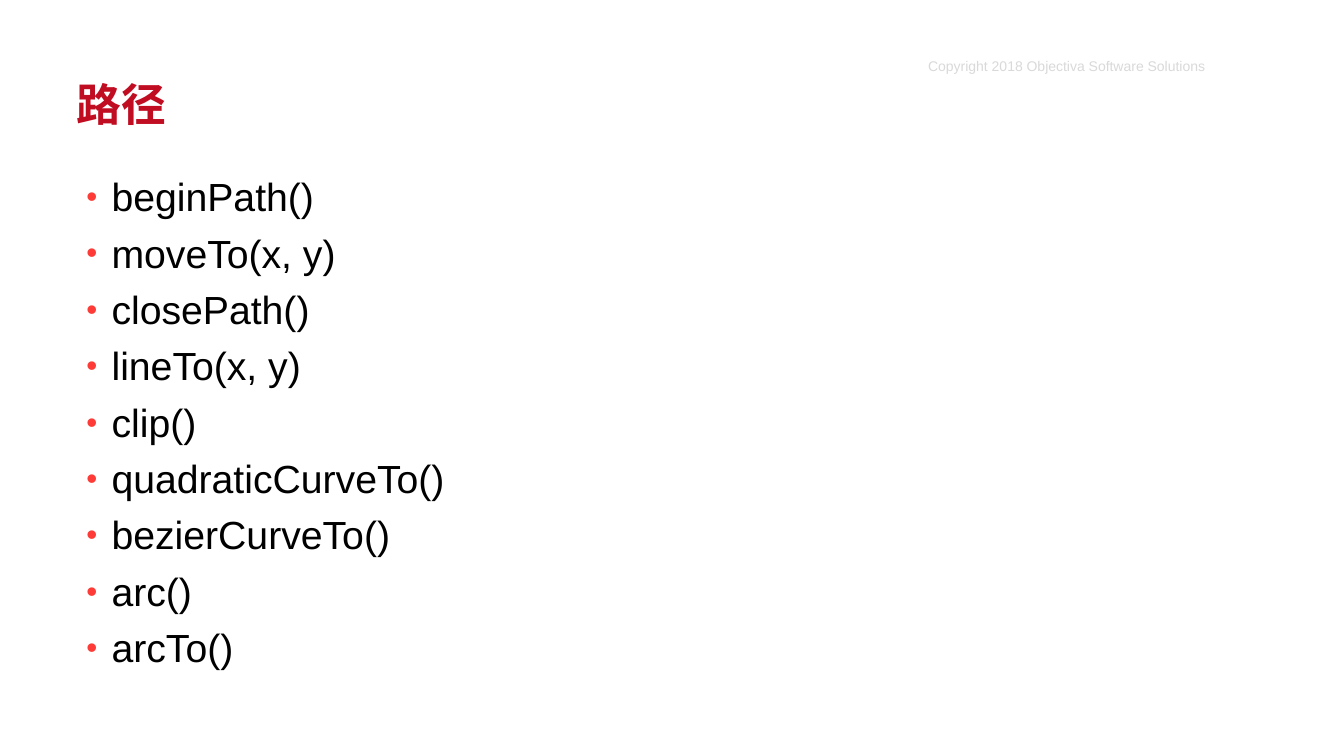
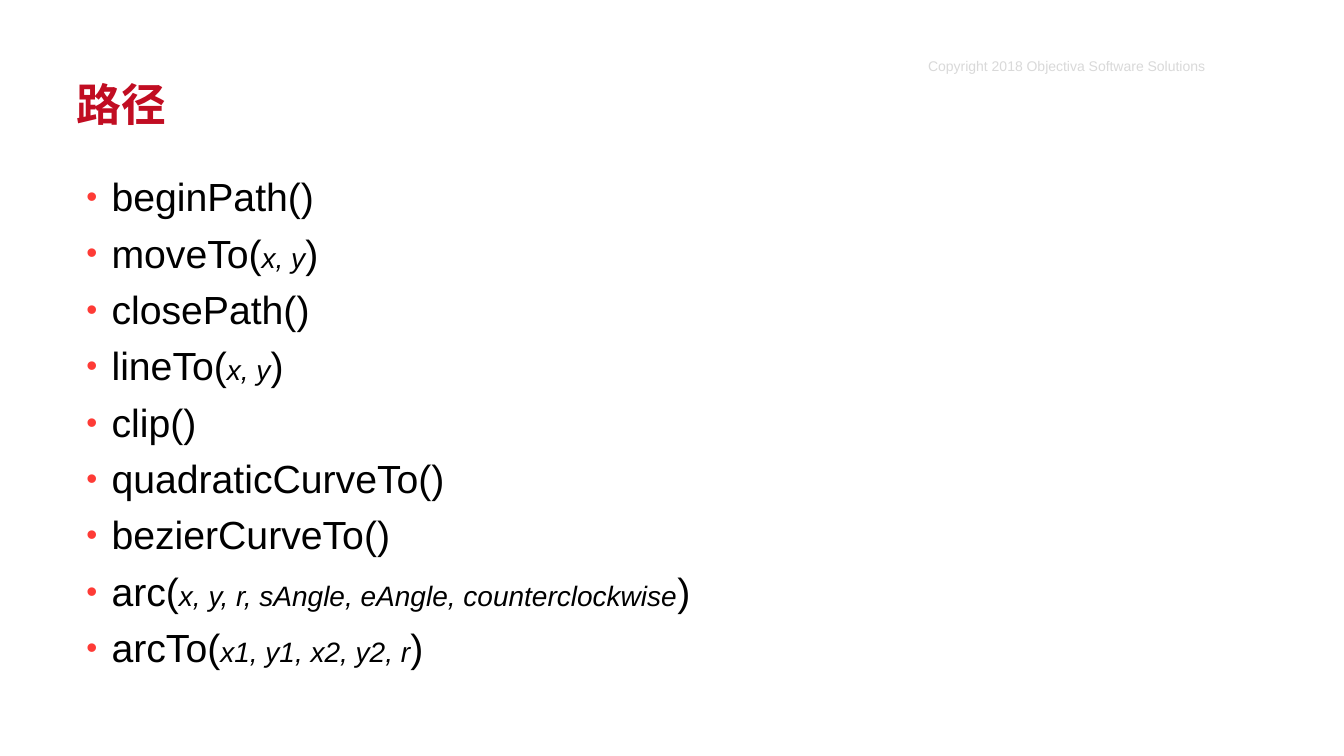
Before and after one commit to LwCoderNovice/canvasDemo, a slide deck: slide 7 of canvas.pptx. Drawn at 1344x756 pixels with LibreOffice and Linux fonts; fonts in the diff are those of the drawing; background and template pictures are left out. Boxes give left, top, right and bottom in pixels: in the first picture for what was removed or moved away, otherwise in the second. Text is boxed around its words. In the diff, an @@ line names an element or a change of style, - is before the commit and + after.

```diff
--- a/canvas.pptx
+++ b/canvas.pptx
@@ text at bbox=[112, 239, 305, 388]: size 28 to 20 pt, italic on in "moveTo(x, y)", "lineTo(x, y)" @@
@@ text at bbox=[112, 577, 676, 670]: text changed; size 28 to 20 pt; italic on @@
-• arc()
-• arcTo()
+• arc(x, y, r, sAngle, eAngle, counterclockwise)
+• arcTo(x1, y1, x2, y2, r)
```
Also in this commit, not shown: 1 other slide changed, 1 slide added, 5 other files.
